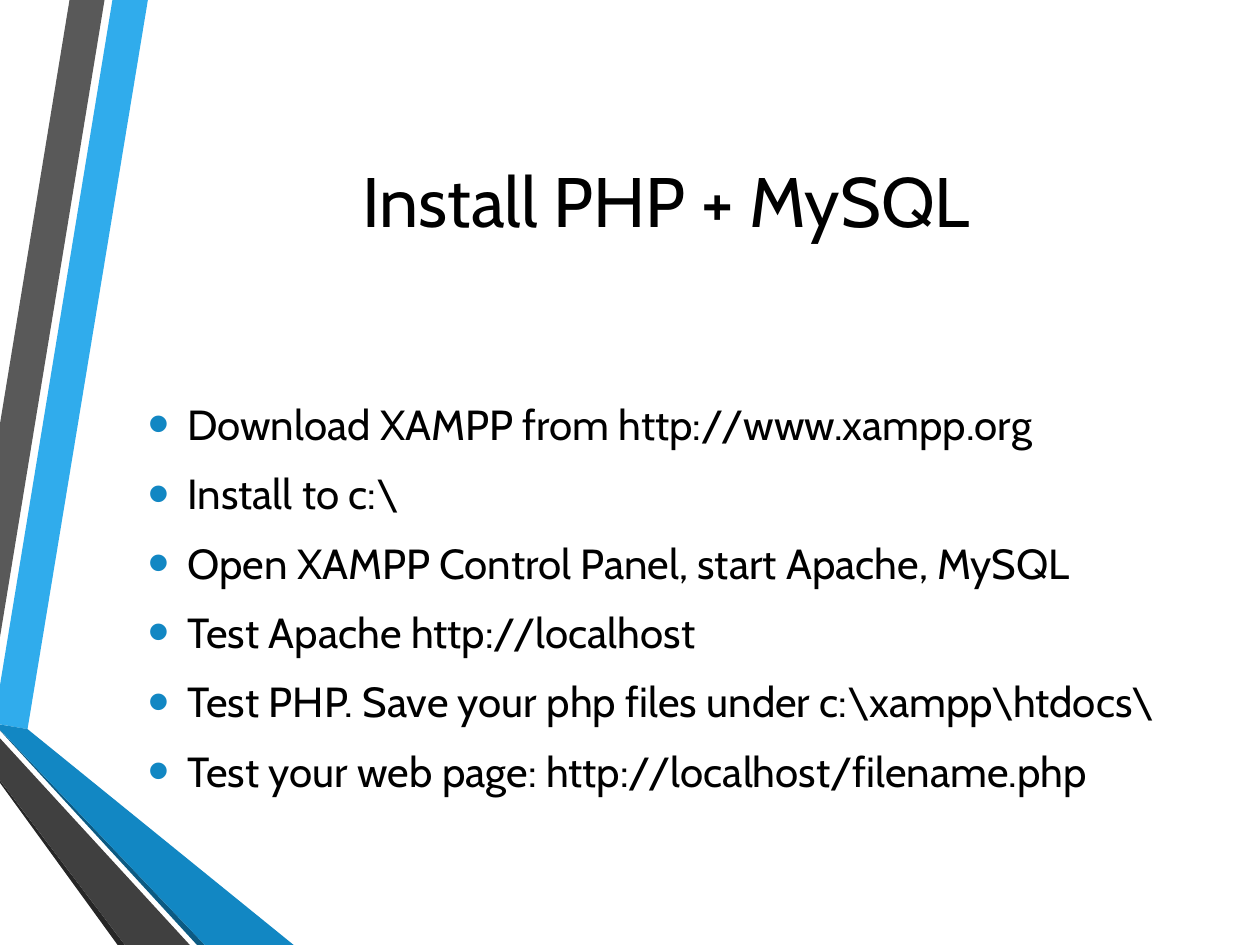
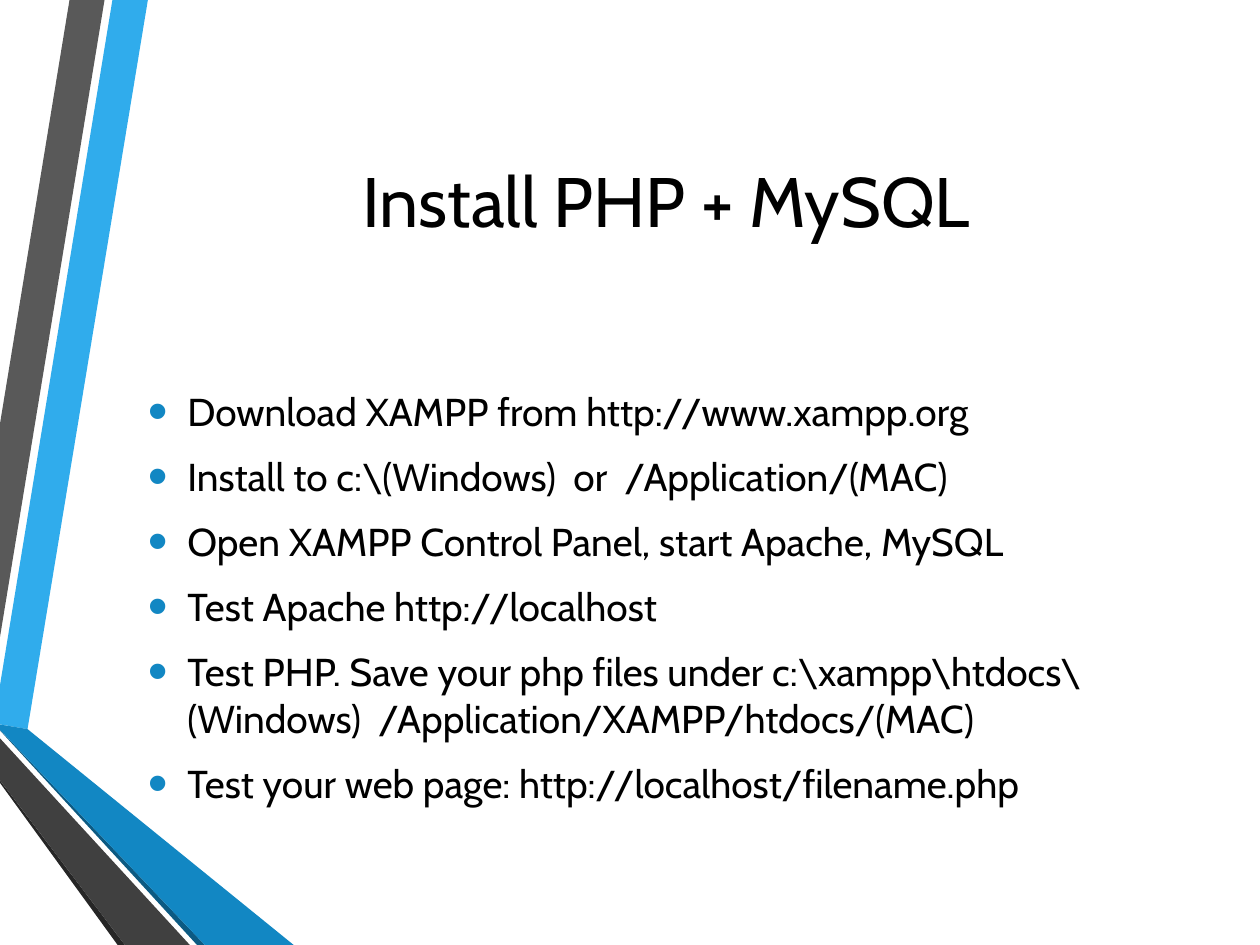
Before and after one commit to hatted/fevaworks-php, a slide deck: slide 31 of php-fw1/lesson1.pptx. Drawn at 1260x945 pixels with LibreOffice and Linux fonts; fonts in the diff are those of the drawing; background and template pictures are left out. Boxes give left, top, right and bottom in pixels: in the first picture for what was removed or moved away, otherwise in the second. Text is boxed around its words. In the diff, an @@ line names an element or a change of style, - is before the commit and + after.

```diff
--- a/php-fw1/lesson1.pptx
+++ b/php-fw1/lesson1.pptx
@@ text at bbox=[187, 397, 1019, 807]: size 24 to 22.2 pt in "Download XAMPP from http://www.xampp.org", "Open XAMPP Control Panel, start Apache, MySQL", "Test Apache http://localhost", "Test your web page: http://localhost/filename.php" @@
@@ text at bbox=[187, 462, 948, 500]: text changed; size 24 to 22.2 pt @@
-• Install to c:\
+• Install to c:\(Windows) or /Application/(MAC)
@@ text at bbox=[187, 657, 1080, 742]: text changed; size 24 to 22.2 pt @@
-• Test PHP. Save your php files under c:\xampp\htdocs\
+• Test PHP. Save your php files under c:\xampp\htdocs\(Windows) /Application/XAMPP/htdocs/(MAC)
```
Also in this commit, not shown: 1 other file.
